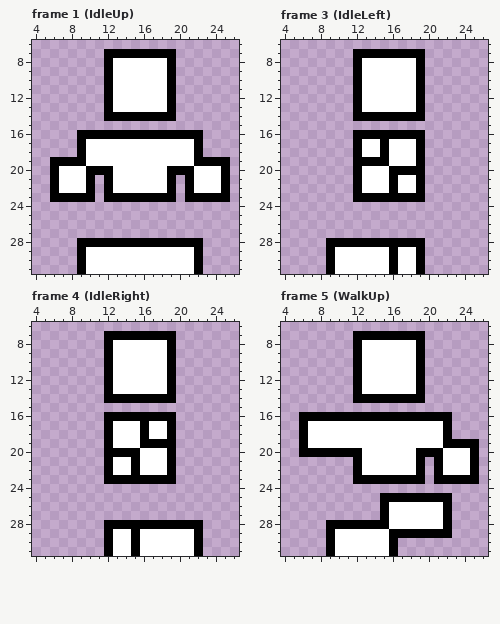
Edited in one commit: pixel-art file (res/images/player.ase). Above is the file before it was changed.
32x32 pixels, 37 frames. Shown: frame 1 (IdleUp): x 4..26, y 6..31; frame 3 (IdleLeft): x 4..26, y 6..31; frame 4 (IdleRight): x 4..26, y 6..31; frame 5 (WalkUp): x 4..26, y 6..31. The commit also changed other frames, which this record leaves out.
After:
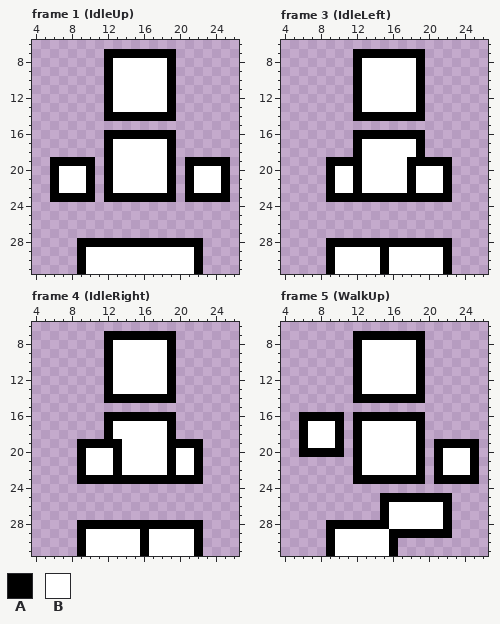
Palette (. is transparent): A #000000  B #ffffff
Change:
Frame 1 (IdleUp), layer "Layer 1":
y 16: x 9..11 AAA -> ...; x 20..22 AAA -> ...
y 17..18: x 9..12 ABBB -> ...A; x 19..22 BBBA -> A...
y 19: x 10..12 BBB -> A.A; x 19..21 BBB -> A.A
y 20: x 11 A -> .; x 20 A -> .
Frame 3 (IdleLeft), layer "Layer 1":
y 17..18: x 15 A -> B
y 19: x 9..11 ... -> AAA; x 13..15 AAA -> BBB; x 18 B -> A; x 20..22 ... -> AAA
y 20: x 9..11 ... -> ABB; x 16..17 AA -> BB; x 19..22 A... -> BBBA
y 21..22: x 9..11 ... -> ABB; x 16 A -> B; x 18..22 BA... -> ABBBA
y 23: x 9..11 ... -> AAA; x 20..22 ... -> AAA
y 28: x 20..22 ... -> AAA
y 29..31: x 15..16 BA -> AB; x 19..22 A... -> BBBA
Frame 4 (IdleRight), layer "Layer 1":
y 17..18: x 16 A -> B
y 19: x 9..11 ... -> AAA; x 13 B -> A; x 16..18 AAA -> BBB; x 20..22 ... -> AAA
y 20: x 9..12 ...A -> ABBB; x 14..15 AA -> BB; x 20..22 ... -> BBA
y 21..22: x 9..13 ...AB -> ABBBA; x 15 A -> B; x 20..22 ... -> BBA
y 23: x 9..11 ... -> AAA; x 20..22 ... -> AAA
y 28: x 9..11 ... -> AAA
y 29..31: x 9..12 ...A -> ABBB; x 15..16 AB -> BA
Frame 5 (WalkUp), layer "Layer 1":
y 16: x 11 A -> .; x 20..22 AAA -> ...
y 17..18: x 10..12 BBB -> A.A; x 19..22 BBBA -> A...
y 19: x 10..12 BBB -> A.A; x 19..21 BBB -> A.A
y 20: x 11 A -> .; x 20 A -> .
Where, in picture pixels (left, top, right, bottom), the same in both pictures:
changed: (77, 130, 113, 175)
changed: (167, 130, 203, 175)
changed: (326, 139, 452, 202)
changed: (380, 238, 452, 274)
changed: (77, 421, 203, 484)
changed: (77, 520, 149, 556)
changed: (335, 412, 362, 457)
changed: (416, 412, 452, 457)
